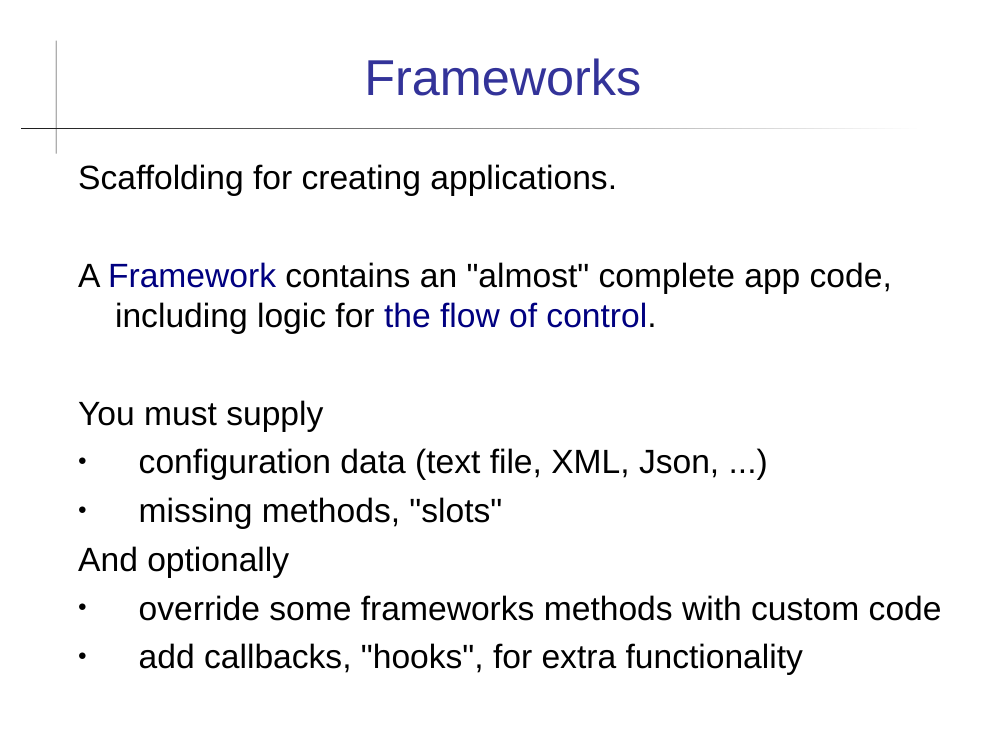
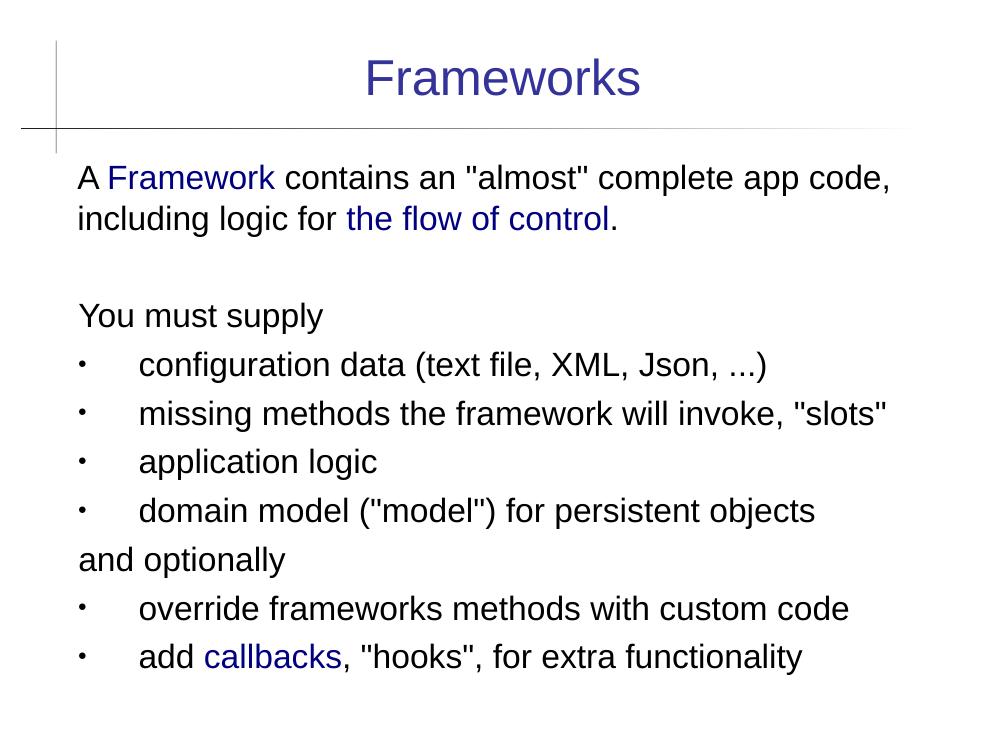
Before and after one commit to cpske/ISP, a slide deck: slide 2 of web/Frameworks.ppt. Drawn at 1008x756 pixels with LibreOffice and Linux fonts; fonts in the diff are those of the drawing. Boxes give left, top, right and bottom in pixels: in the first picture for what was removed or moved away, otherwise in the second. Text is boxed around its words. In the diff, an @@ line names an element or a change of style, - is before the commit and + after.

Commit message:
update presentation on frameworks and web servers

```diff
--- a/web/Frameworks.ppt
+++ b/web/Frameworks.ppt
@@ text at [77,164,891,675]: text colour #000000 to #000080 in "callbacks,"; indent changed @@
@@ text at [78,164,617,196]: paragraph removed @@
-Scaffolding for creating applications.
@@ text at [78,400,887,621]: text changed @@
-● missing methods, "slots"
-And optionally
-● override some frameworks methods with custom code
+● missing methods the framework will invoke, "slots"
+● application logic
+● domain model ("model") for persistent objects
+and optionally
+● override frameworks methods with custom code
```
Also in this commit, not shown: 6 other slides changed, 1 slide added, 2 other files.
